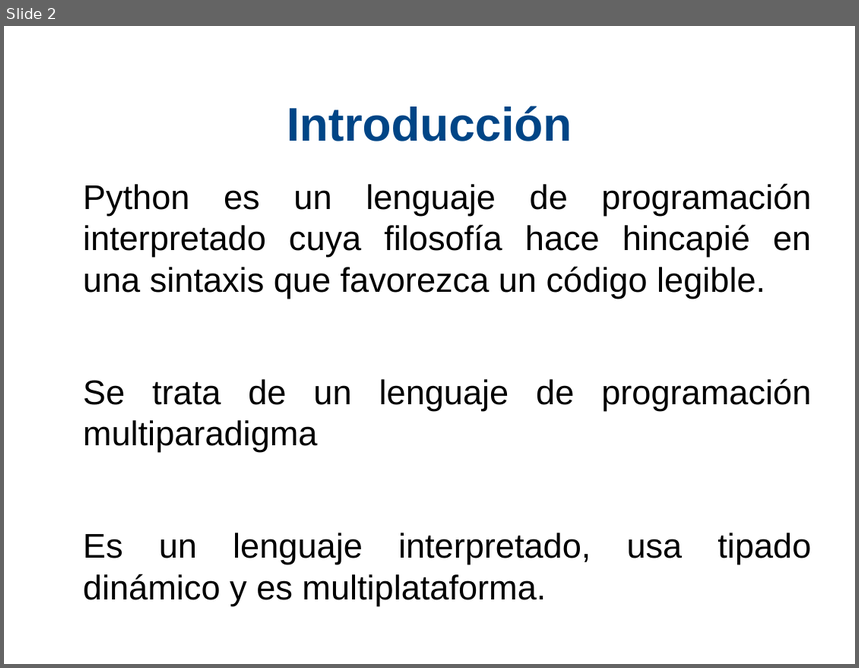
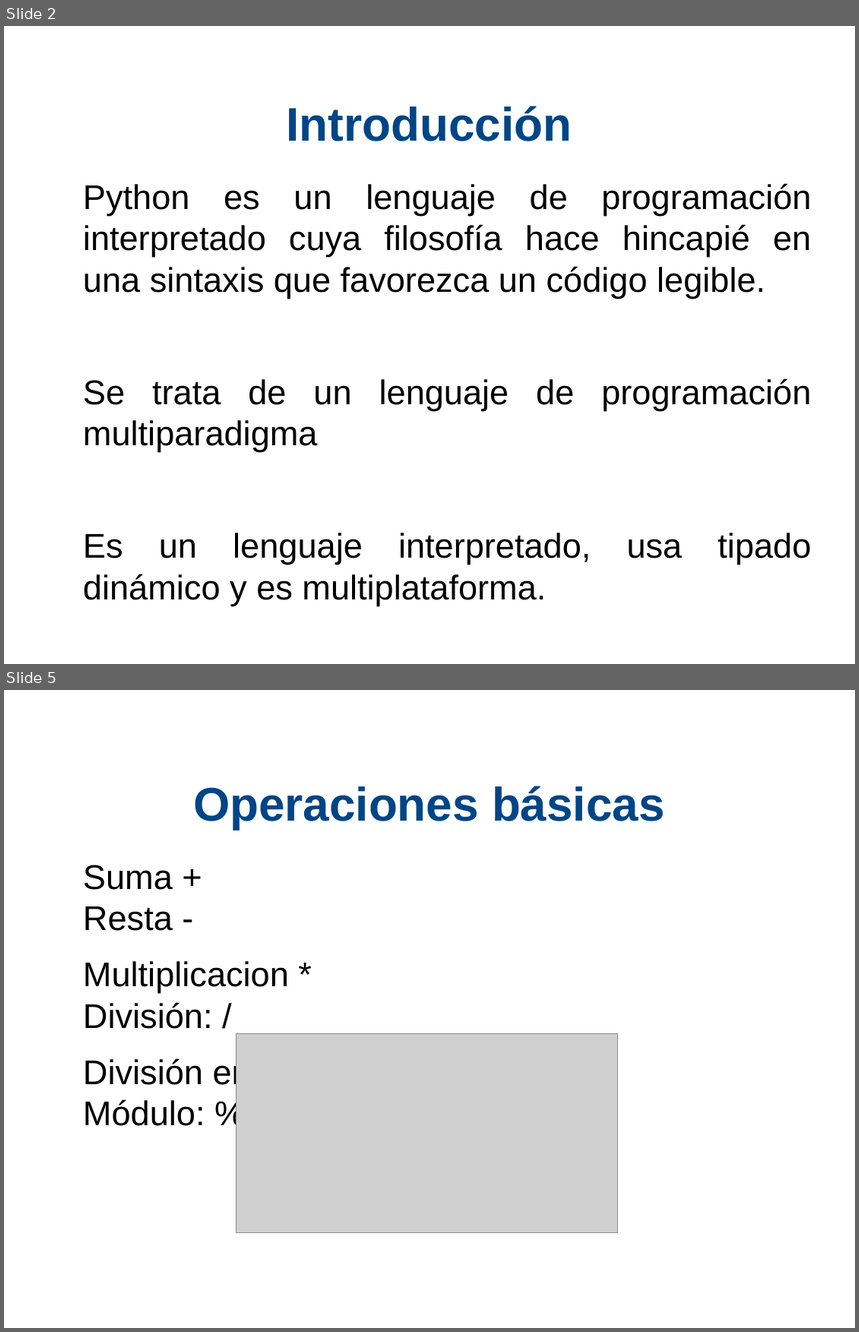
Before and after one commit to xDavidPM/Taller-Python, a slide deck: Python diapositiva.odp. Shown one above the other, each under a label of ours: slide 2 before the commit, slides 2 and 5 after it; the slides between them are not shown. The pictures are 859x668 and 859x1332 pixels, drawn with LibreOffice and Linux fonts; fonts in the diff are those of the drawing; grey boxes stand for pictures; background and template pictures are left out. Boxes give left, top, right and bottom in pixels: in the first picture for what was removed or moved away, otherwise in the second. Text is boxed around its words. In the diff, an @@ line names an element or a change of style, - is before the commit and + after.

```diff
--- a/Python diapositiva.odp
+++ b/Python diapositiva.odp
@@ slide 5 added at bbox=[4, 690, 855, 1328], background #FFFFFF @@
@@ title added at bbox=[193, 786, 665, 829], 44 pt, text #004586, bold @@
+Operaciones básicas
@@ text added at bbox=[83, 865, 319, 1126], 32 pt, text #000000 @@
+Suma + Resta -
+Multiplicacion * División: /
+División entera: // Módulo: %
@@ picture added at bbox=[237, 1034, 618, 1233] @@
```
Also in this commit, not shown: 2 other slides added, 1 slide removed, 1 other file.
